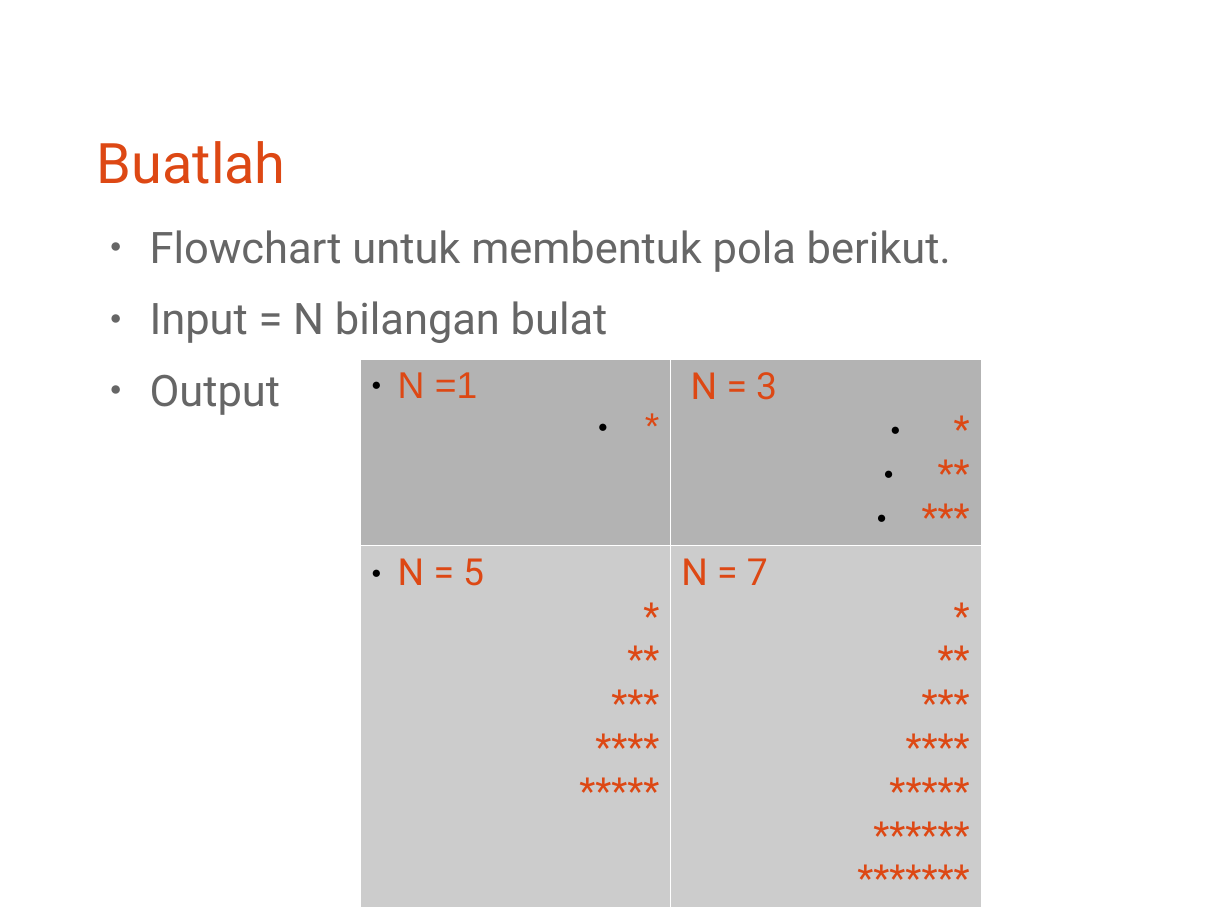
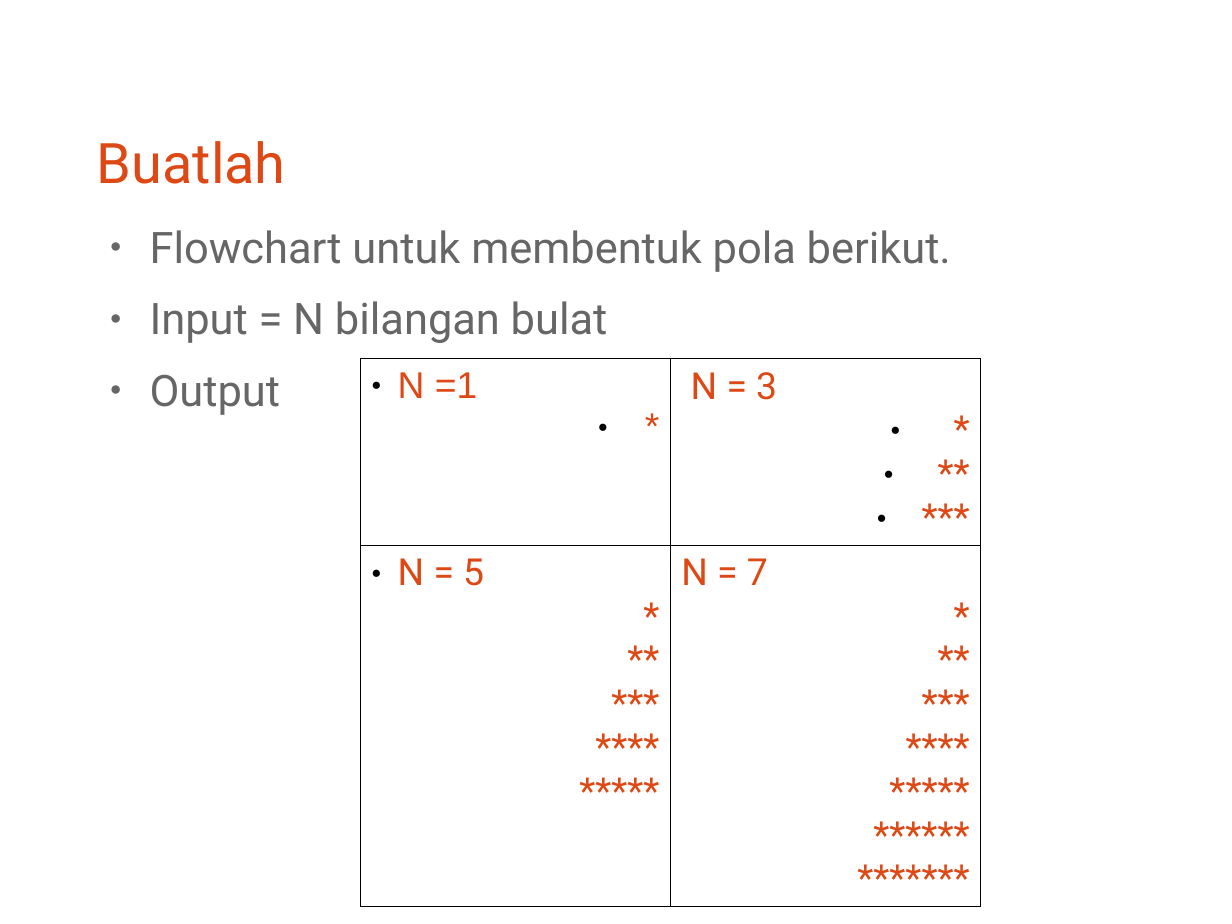
Before and after one commit to bagustris/prokom-tf, a slide deck: slide 26 of prokom1.odp (slide 25 before the commit). Drawn at 1232x924 pixels with LibreOffice and Linux fonts; fonts in the diff are those of the drawing. Boxes give left, top, right and bottom in pixels: in the first picture for what was removed or moved away, otherwise in the second. Text is boxed around its words. In the diff, an @@ line names an element or a change of style, - is before the commit and + after.

```diff
--- a/prokom1.odp
+++ b/prokom1.odp
@@ table at [360, 359, 982, 885] @@
@@ fill #B3B3B3 to none in row 1 @@
@@ fill #CCCCCC to none in row 2 @@
@@ borders changed @@
```
Also in this commit, not shown: 2 other slides changed, 1 slide added, 6 other files.
